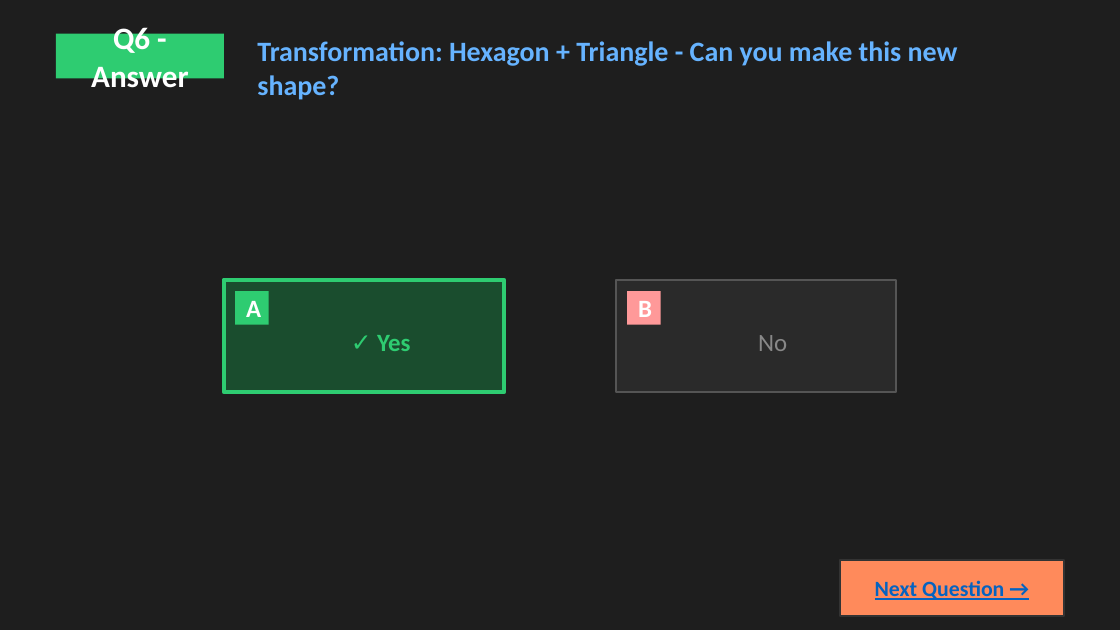
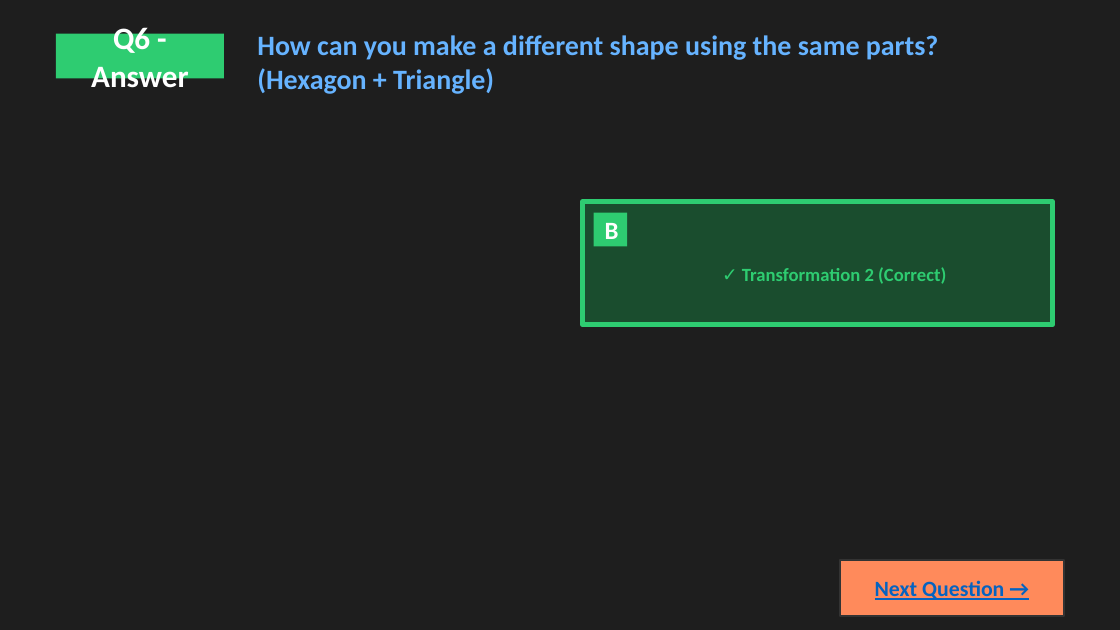
Before and after one commit to Regalx1/Math1-Quiz-Powerpoint, a slide deck: slide 12 of math-shapes-quiz-complete.pptx. Drawn at 1120x630 pixels with LibreOffice and Linux fonts; fonts in the diff are those of the drawing. Boxes give left, top, right and bottom in pixels: in the first picture for what was removed or moved away, otherwise in the second. Text is boxed around its words. In the diff, an @@ line names an element or a change of style, - is before the commit and + after.

```diff
--- a/math-shapes-quiz-complete.pptx
+++ b/math-shapes-quiz-complete.pptx
@@ text at <box>257,35,939,94</box>: text changed @@
-Transformation: Hexagon + Triangle - Can you make this new shape?
+How can you make a different shape using the same parts? (Hexagon + Triangle)
@@ rectangle added at <box>582,202,1053,325</box>, fill #1A4D2E, outline #2ECC71 3 pt @@
@@ rectangle "B": place and size @@
-rectangle "B" at <box>627,291,661,325</box>
+rectangle "B" at <box>594,213,627,246</box>
@@ rectangle "B" at <box>594,213,627,246</box>: fill #FF9999 to #2ECC71 @@
@@ text added at <box>742,267,946,284</box>, 12 pt, text #2ECC71, bold @@
+✓ Transformation 2 (Correct)
@@ rectangle removed at <box>224,280,504,392</box> @@
@@ rectangle removed at <box>235,291,269,325</box> @@
-A
@@ rectangle removed at <box>616,280,896,392</box> @@
@@ text removed at <box>377,335,410,351</box> @@
-✓ Yes
@@ text removed at <box>758,335,787,351</box> @@
-No
```
Also in this commit, not shown: 14 other slides changed, 2 slides added, 2 slides removed, 1 other file.
